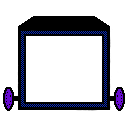
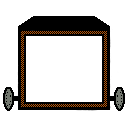
Layer changes from the first 128px x 128px image to the second:
painted on "Paint Layer 1" over 5, 31, 123, 109
